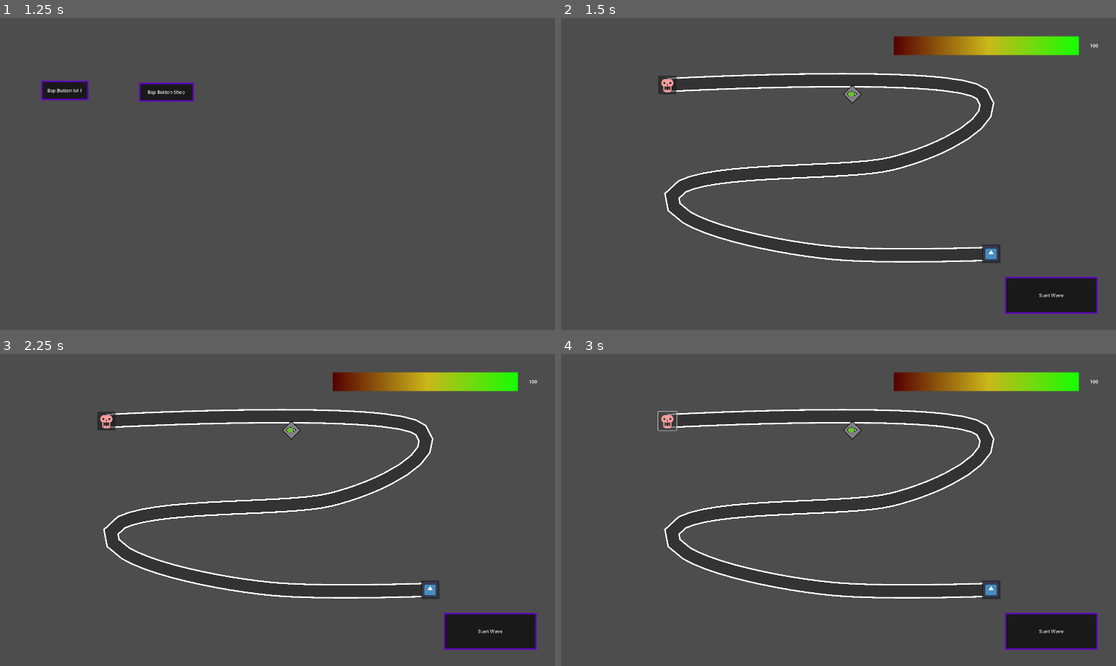
Above: before the commit, frames 1-4 (two rows, left to right).
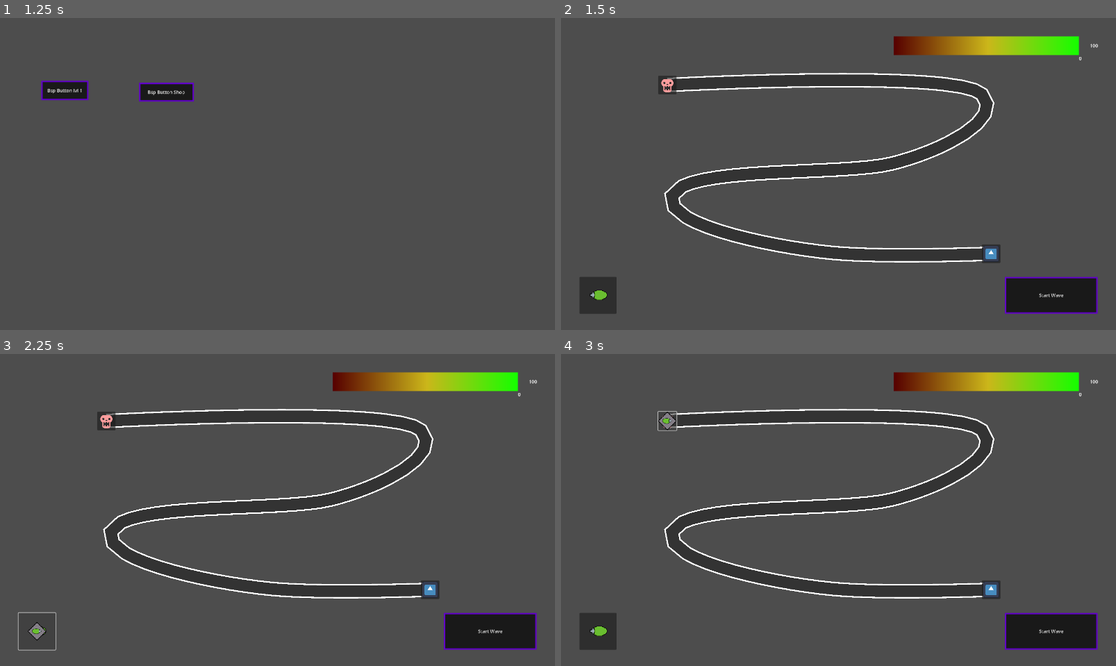
Above: after the commit, the same moments.

Repository: do3les/InfLocher-Tower-Defense
Game: Godot game, scene res://main.tscn
Same seed, same stepped clock (60 frames per second), same inputs: the game is played once before the commit and once after it. The engine's default icon, where the game draws it, is replaced by a stand-in: a white triangle on a blue panel in a dark square.
Inputs (mouse positions are in pixels of both pictures, inside the frame that each line leads up to):
- Up to frame 1 (1.25 s): click "Start Game" at 0.5 s
- Up to frame 2 (1.5 s): click "Bsp Button lvl 1" at 1.25 s
- Up to frame 3 (2.25 s): click (38, 631) at 2.02 s
- Up to frame 4 (3 s): click (666, 419) at 2.75 s

Frame 1 is identical in both runs. In frame 2, 0.9% of the frame differs, in the area x 3-94%, y 12-95%; in frame 3, 0.3%; in frame 4, 1.0%.

Commit message:
added a add turret button. adding multiple turrets causes a crash!

Diff:
--- a/interface-scenes/game_hud.tscn
+++ b/interface-scenes/game_hud.tscn
@@ -1,8 +1,10 @@
-[gd_scene load_steps=4 format=3 uid="uid://cumkwsnn0o4d1"]
+[gd_scene load_steps=6 format=3 uid="uid://cumkwsnn0o4d1"]
 
 [ext_resource type="Theme" uid="uid://detsu6arwhhvh" path="res://assets/theme_0.tres" id="1_ni4ji"]
 [ext_resource type="Texture2D" uid="uid://de2ilm70ukkx4" path="res://assets/tex_health_bar.tres" id="2_c0pkm"]
 [ext_resource type="Script" path="res://interface-scenes/pgrs_health.gd" id="3_pvvb6"]
+[ext_resource type="Script" path="res://interface-scenes/kills_display.gd" id="4_sf3mm"]
+[ext_resource type="Texture2D" uid="uid://cfqiceskhvumo" path="res://assets/BasicTowerHead.svg" id="5_2jhq5"]
 
 [node name="HUD" type="Node2D"]
 
@@ -24,7 +26,7 @@
 texture_progress = ExtResource("2_c0pkm")
 script = ExtResource("3_pvvb6")
 
-[node name="Label" type="Label" parent="pgrs_health"]
+[node name="health_display" type="Label" parent="pgrs_health"]
 layout_mode = 0
 offset_left = 640.0
 offset_right = 744.0
@@ -32,3 +34,19 @@
 theme = ExtResource("1_ni4ji")
 horizontal_alignment = 1
 vertical_alignment = 1
+
+[node name="kills_display" type="Label" parent="."]
+offset_left = 1792.0
+offset_top = 128.0
+offset_right = 1856.0
+offset_bottom = 192.0
+script = ExtResource("4_sf3mm")
+
+[node name="btn_build" type="Button" parent="."]
+offset_left = 64.0
+offset_top = 896.0
+offset_right = 192.0
+offset_bottom = 1024.0
+icon = ExtResource("5_2jhq5")
+icon_alignment = 1
+expand_icon = true
--- /dev/null
+++ b/interface-scenes/kills_display.gd
@@ -0,0 +1,11 @@
+extends Label
+
+
+# Called when the node enters the scene tree for the first time.
+func _ready():
+	pass # Replace with function body.
+
+
+# Called every frame. 'delta' is the elapsed time since the previous frame.
+func _process(delta):
+	text = str(get_parent().get_parent().kills)
--- a/levels/base_level.gd
+++ b/levels/base_level.gd
@@ -2,15 +2,19 @@
 
 var health = 100
 var enemy
+var tower_scene
 var number = 0
 var wait = 0
+var kills = 0
 
 # Called when the node enters the scene tree for the first time.
 func _ready():
 	enemy = load("res://enemy/" + GameData.levels[self.get_name()]["enemy"] + ".tscn")
+	tower_scene = preload("res://towers/BasicTower.tscn")
 	number = GameData.levels[self.get_name()]["number"]
 	wait = GameData.levels[self.get_name()]["wait"]
 	get_node("HUD/btn_start_wave").pressed.connect(start_wave)
+	get_node("HUD/btn_build").pressed.connect(build_tower)
 
 
 
@@ -28,3 +32,10 @@
 
 func enemy_reached_target():
 	health -= 5
+
+func enemy_hit(body):
+	body.queue_free()
+	kills += 1
+
+func build_tower():
+	self.add_child(tower_scene.instantiate())
--- a/levels/level_1.tscn
+++ b/levels/level_1.tscn
@@ -1,11 +1,10 @@
-[gd_scene load_steps=6 format=3 uid="uid://bj33742gqt0y"]
+[gd_scene load_steps=5 format=3 uid="uid://bj33742gqt0y"]
 
 [ext_resource type="Script" path="res://levels/level_1.gd" id="1_3tdpq"]
 [ext_resource type="PackedScene" uid="uid://bictxwblu0emk" path="res://path/path.tscn" id="1_amld6"]
-[ext_resource type="PackedScene" uid="uid://boefrkplkw5pq" path="res://towers/BasicTower.tscn" id="2_50rgu"]
 [ext_resource type="PackedScene" uid="uid://cumkwsnn0o4d1" path="res://interface-scenes/game_hud.tscn" id="4_vhbfe"]
 
-[sub_resource type="Curve2D" id="Curve2D_eqodi"]
+[sub_resource type="Curve2D" id="Curve2D_pspwu"]
 resource_local_to_scene = true
 bake_interval = 64.0
 _data = {
@@ -18,11 +17,6 @@
 
 [node name="Path" parent="." instance=ExtResource("1_amld6")]
 position = Vector2(496, 352)
-curve = SubResource("Curve2D_eqodi")
-
-[node name="Turret" type="Node2D" parent="."]
-
-[node name="BasicTower" parent="Turret" instance=ExtResource("2_50rgu")]
-position = Vector2(1008, 264)
+curve = SubResource("Curve2D_pspwu")
 
 [node name="HUD" parent="." instance=ExtResource("4_vhbfe")]
--- a/towers/TurretScript.gd
+++ b/towers/TurretScript.gd
@@ -2,17 +2,24 @@
 
 var enemyArray = []
 var enemy
-var built = true
+var built = false
 
 func _process(delta):
 	if enemyArray.size() != 0: #and built:
 		selectEnemy()
 		turn()
-	else:
+	elif not built:
 		enemy = null
+		self.position = get_viewport().get_mouse_position()
+
+func _input(event):
+	if event is InputEventMouseButton and not built:
+		built = true
+		self.position = event.position
 
 func _ready():
 	self.get_node("Range/CollisionShape2D").get_shape().radius = GameData.towerStats[self.get_name()]["range"]
+	# crashes with multiple instances, because two instances don't have the same name, only the first is called BasicTower
 
 func selectEnemy():
 	enemyArray.sort_custom(custom_enemy_sort_by_progress)
